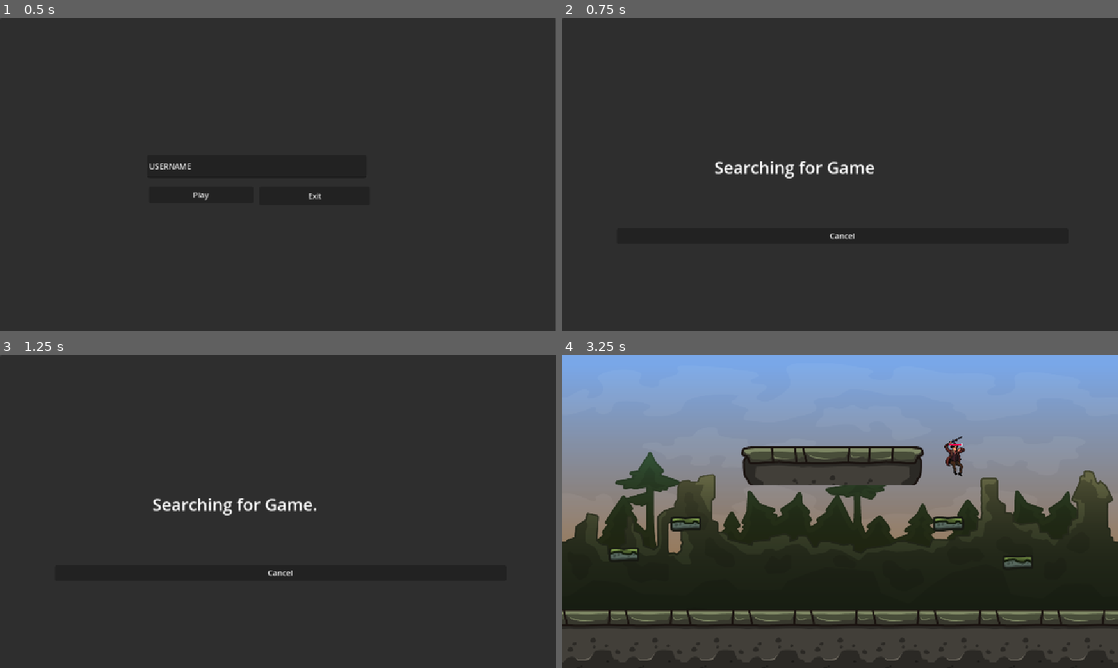
Above: before the commit, frames 1-4 (two rows, left to right).
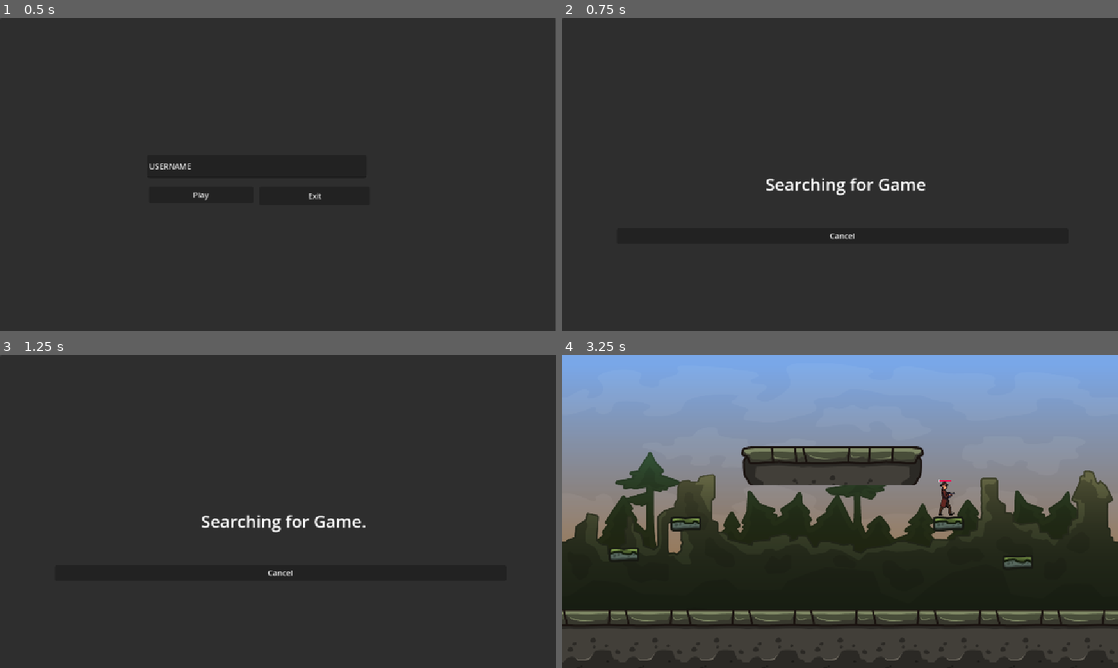
Above: after the commit, the same moments.

Repository: phlippos/kill2
Game: Godot game, scene res://scenes/main.tscn
Two runs of this game, one before a commit and one after it. Both use one fixed random seed, a clock stepped at 60 frames per second and the inputs below.
Inputs (mouse positions are in pixels of both pictures, inside the frame that each line leads up to):
- Up to frame 1 (0.5 s): no input
- Up to frame 2 (0.75 s): click "Play" at 0.5 s
- Up to frame 3 (1.25 s): no input
- Up to frame 4 (3.25 s): click "Cancel" at 1.25 s; tap Enter at 2 s; move the mouse to (962, 495) at 2.02 s; hold Right (move_right) from 2.03 s (still down); click (962, 495) at 2.1 s; tap Up (jump) at 2.27, 2.3, 2.57, 2.85, 3.02 s; move the mouse to (728, 527) at 2.77 s; click (728, 527) at 3.05 s

Frame 1 is identical in both runs. In frame 2, 1.2% of the frame differs, in the area x 27-66%, y 45-57%; in frame 3, 1.2%; in frame 4, 0.4%.

Commit message:
double jump and shot animation

Diff:
--- a/project.godot
+++ b/project.godot
@@ -31,18 +31,13 @@
 "events": [Object(InputEventKey,"resource_local_to_scene":false,"resource_name":"","device":0,"window_id":0,"alt_presse …(194 unchanged characters)…
 ]
 }
-move_down={
-"deadzone": 0.2,
-"events": [Object(InputEventKey,"resource_local_to_scene":false,"resource_name":"","device":0,"window_id":0,"alt_pressed":false,"shift_pressed":false,"ctrl_pressed":false,"meta_pressed":false,"pressed":false,"keycode":0,"physical_keycode":4194322,"key_label":0,"unicode":0,"location":0,"echo":false,"script":null)
-]
-}
-move_up={
-"deadzone": 0.2,
-"events": [Object(InputEventKey,"resource_local_to_scene":false,"resource_name":"","device":0,"window_id":0,"alt_pressed":false,"shift_pressed":false,"ctrl_pressed":false,"meta_pressed":false,"pressed":false,"keycode":0,"physical_keycode":4194320,"key_label":0,"unicode":0,"location":0,"echo":false,"script":null)
-]
-}
 jump={
 "deadzone": 0.2,
 "events": [Object(InputEventKey,"resource_local_to_scene":false,"resource_name":"","device":0,"window_id":0,"alt_presse …(194 unchanged characters)…
 ]
 }
+shot={
+"deadzone": 0.2,
+"events": [Object(InputEventMouseButton,"resource_local_to_scene":false,"resource_name":"","device":-1,"window_id":0,"alt_pressed":false,"shift_pressed":false,"ctrl_pressed":false,"meta_pressed":false,"button_mask":0,"position":Vector2(0, 0),"global_position":Vector2(0, 0),"factor":1.0,"button_index":1,"canceled":false,"pressed":false,"double_click":false,"script":null)
+]
+}
--- a/scenes/player.tscn
+++ b/scenes/player.tscn
@@ -1,10 +1,53 @@
-[gd_scene load_steps=35 format=3 uid="uid://bonjk5jebny7r"]
+[gd_scene load_steps=52 format=3 uid="uid://bonjk5jebny7r"]
 
 [ext_resource type="Script" uid="uid://md503lwdcudx" path="res://scripts/player.gd" id="1_dqkch"]
 [ext_resource type="Texture2D" uid="uid://cv84fs8f7x1ls" path="res://art/Gangsters_1/Idle.png" id="2_qlg0r"]
+[ext_resource type="Texture2D" uid="uid://b32y5rhd6jo2w" path="res://art/Gangsters_1/Dead.png" id="2_smehm"]
 [ext_resource type="Texture2D" uid="uid://dn2yl1qksq43j" path="res://art/Gangsters_1/Jump.png" id="3_tuyoq"]
+[ext_resource type="Texture2D" uid="uid://bf8y7a7o2lruu" path="res://art/Gangsters_1/Hurt.png" id="3_ur7pv"]
 [ext_resource type="Texture2D" uid="uid://bblic7iuom117" path="res://art/Gangsters_1/Walk.png" id="4_fjrip"]
 [ext_resource type="PackedScene" uid="uid://c5rik6a2b6m08" path="res://scenes/health_bar.tscn" id="5_qlg0r"]
+[ext_resource type="Texture2D" uid="uid://dvvg2c8mhcah4" path="res://art/Gangsters_1/Shot.png" id="6_y4r1p"]
+
+[sub_resource type="AtlasTexture" id="AtlasTexture_d2wvv"]
+atlas = ExtResource("2_smehm")
+region = Rect2(0, 0, 128, 128)
+
+[sub_resource type="AtlasTexture" id="AtlasTexture_3v2ag"]
+atlas = ExtResource("2_smehm")
+region = Rect2(128, 0, 128, 128)
+
+[sub_resource type="AtlasTexture" id="AtlasTexture_jej6c"]
+atlas = ExtResource("2_smehm")
+region = Rect2(256, 0, 128, 128)
+
+[sub_resource type="AtlasTexture" id="AtlasTexture_f1ej7"]
+atlas = ExtResource("2_smehm")
+region = Rect2(384, 0, 128, 128)
+
+[sub_resource type="AtlasTexture" id="AtlasTexture_oprun"]
+atlas = ExtResource("2_smehm")
+region = Rect2(512, 0, 128, 128)
+
+[sub_resource type="AtlasTexture" id="AtlasTexture_a8ls1"]
+atlas = ExtResource("3_ur7pv")
+region = Rect2(0, 0, 128, 128)
+
+[sub_resource type="AtlasTexture" id="AtlasTexture_qfm1y"]
+atlas = ExtResource("3_ur7pv")
+region = Rect2(128, 0, 128, 128)
+
+[sub_resource type="AtlasTexture" id="AtlasTexture_fulsm"]
+atlas = ExtResource("3_ur7pv")
+region = Rect2(256, 0, 128, 128)
+
+[sub_resource type="AtlasTexture" id="AtlasTexture_4r5pv"]
+atlas = ExtResource("3_ur7pv")
+region = Rect2(384, 0, 128, 128)
+
+[sub_resource type="AtlasTexture" id="AtlasTexture_60mlk"]
+atlas = ExtResource("3_ur7pv")
+region = Rect2(512, 0, 128, 128)
 
 [sub_resource type="AtlasTexture" id="AtlasTexture_p57ef"]
 atlas = ExtResource("2_qlg0r")
@@ -69,6 +112,22 @@
 [sub_resource type="AtlasTexture" id="AtlasTexture_5newe"]
 atlas = ExtResource("3_tuyoq")
 region = Rect2(1152, 0, 128, 128)
+
+[sub_resource type="AtlasTexture" id="AtlasTexture_i4ail"]
+atlas = ExtResource("6_y4r1p")
+region = Rect2(0, 0, 128, 128)
+
+[sub_resource type="AtlasTexture" id="AtlasTexture_a38lo"]
+atlas = ExtResource("6_y4r1p")
+region = Rect2(128, 0, 128, 128)
+
+[sub_resource type="AtlasTexture" id="AtlasTexture_4ni07"]
+atlas = ExtResource("6_y4r1p")
+region = Rect2(256, 0, 128, 128)
+
+[sub_resource type="AtlasTexture" id="AtlasTexture_l71n6"]
+atlas = ExtResource("6_y4r1p")
+region = Rect2(384, 0, 128, 128)
 
 [sub_resource type="AtlasTexture" id="AtlasTexture_37s47"]
 atlas = ExtResource("4_fjrip")
@@ -114,6 +173,46 @@
 animations = [{
 "frames": [{
 "duration": 1.0,
+"texture": SubResource("AtlasTexture_d2wvv")
+}, {
+"duration": 1.0,
+"texture": SubResource("AtlasTexture_3v2ag")
+}, {
+"duration": 1.0,
+"texture": SubResource("AtlasTexture_jej6c")
+}, {
+"duration": 1.0,
+"texture": SubResource("AtlasTexture_f1ej7")
+}, {
+"duration": 1.0,
+"texture": SubResource("AtlasTexture_oprun")
+}],
+"loop": true,
+"name": &"dead",
+"speed": 5.0
+}, {
+"frames": [{
+"duration": 1.0,
+"texture": SubResource("AtlasTexture_a8ls1")
+}, {
+"duration": 1.0,
+"texture": SubResource("AtlasTexture_qfm1y")
+}, {
+"duration": 1.0,
+"texture": SubResource("AtlasTexture_fulsm")
+}, {
+"duration": 1.0,
+"texture": SubResource("AtlasTexture_4r5pv")
+}, {
+"duration": 1.0,
+"texture": SubResource("AtlasTexture_60mlk")
+}],
+"loop": true,
+"name": &"hurt",
+"speed": 5.0
+}, {
+"frames": [{
+"duration": 1.0,
 "texture": SubResource("AtlasTexture_p57ef")
 }, {
 "duration": 1.0,
@@ -168,6 +267,23 @@
 }],
 "loop": true,
 "name": &"jump",
+"speed": 5.0
+}, {
+"frames": [{
+"duration": 1.0,
+"texture": SubResource("AtlasTexture_i4ail")
+}, {
+"duration": 1.0,
+"texture": SubResource("AtlasTexture_a38lo")
+}, {
+"duration": 1.0,
+"texture": SubResource("AtlasTexture_4ni07")
+}, {
+"duration": 1.0,
+"texture": SubResource("AtlasTexture_l71n6")
+}],
+"loop": true,
+"name": &"shot",
 "speed": 5.0
 }, {
 "frames": [{
@@ -218,7 +334,7 @@
 
 [node name="AnimatedSprite2D" type="AnimatedSprite2D" parent="."]
 sprite_frames = SubResource("SpriteFrames_wljb1")
-animation = &"jump"
+animation = &"dead"
 
 [node name="CollisionShape2D" type="CollisionShape2D" parent="."]
 position = Vector2(-3, 31)
--- a/scenes/search_panel.tscn
+++ b/scenes/search_panel.tscn
@@ -21,6 +21,8 @@
 offset_bottom = 405.0
 text = "Searching for game"
 label_settings = SubResource("LabelSettings_gutec")
+horizontal_alignment = 1
+vertical_alignment = 1
 
 [node name="Button" type="Button" parent="."]
 layout_mode = 0
--- a/scripts/player.gd
+++ b/scripts/player.gd
@@ -27,14 +27,16 @@
 	if Input.is_action_pressed("move_right"):
 		dir_x += 1
 
+	if Input.is_action_just_pressed("shot"):
+		$AnimatedSprite2D.play("shot")
 
 	if Input.is_action_just_pressed("jump"):
 		if is_on_floor():
 
 			velocity.y = -jump_force
-			jump_count = 1
+			jump_count = 0
 			$AnimatedSprite2D.play("jump")
-		elif jump_count < max_jumps:
+		elif jump_count < max_jumps - 1:
 
 			velocity.y = -jump_force
 			jump_count += 1
